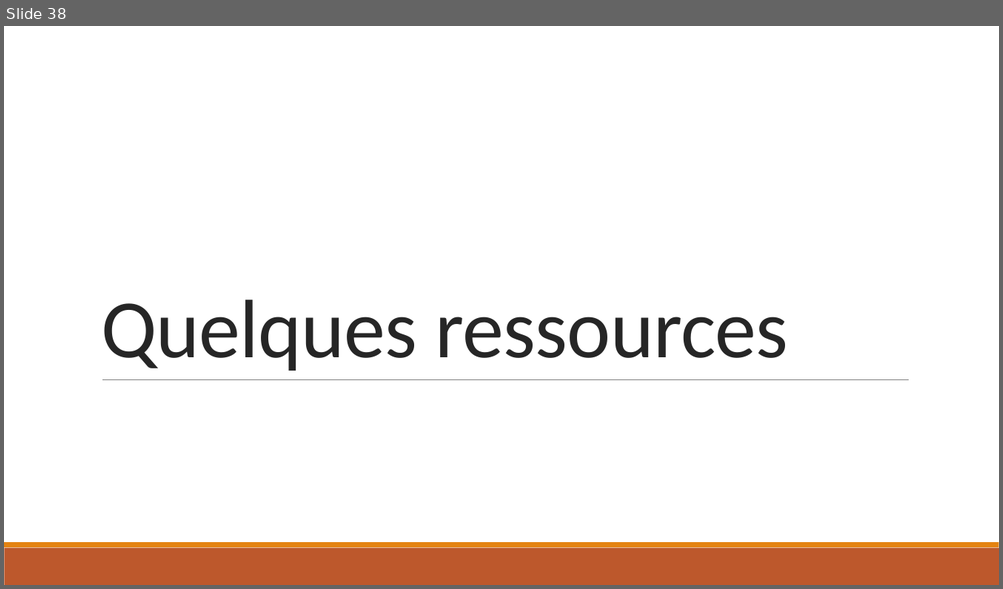
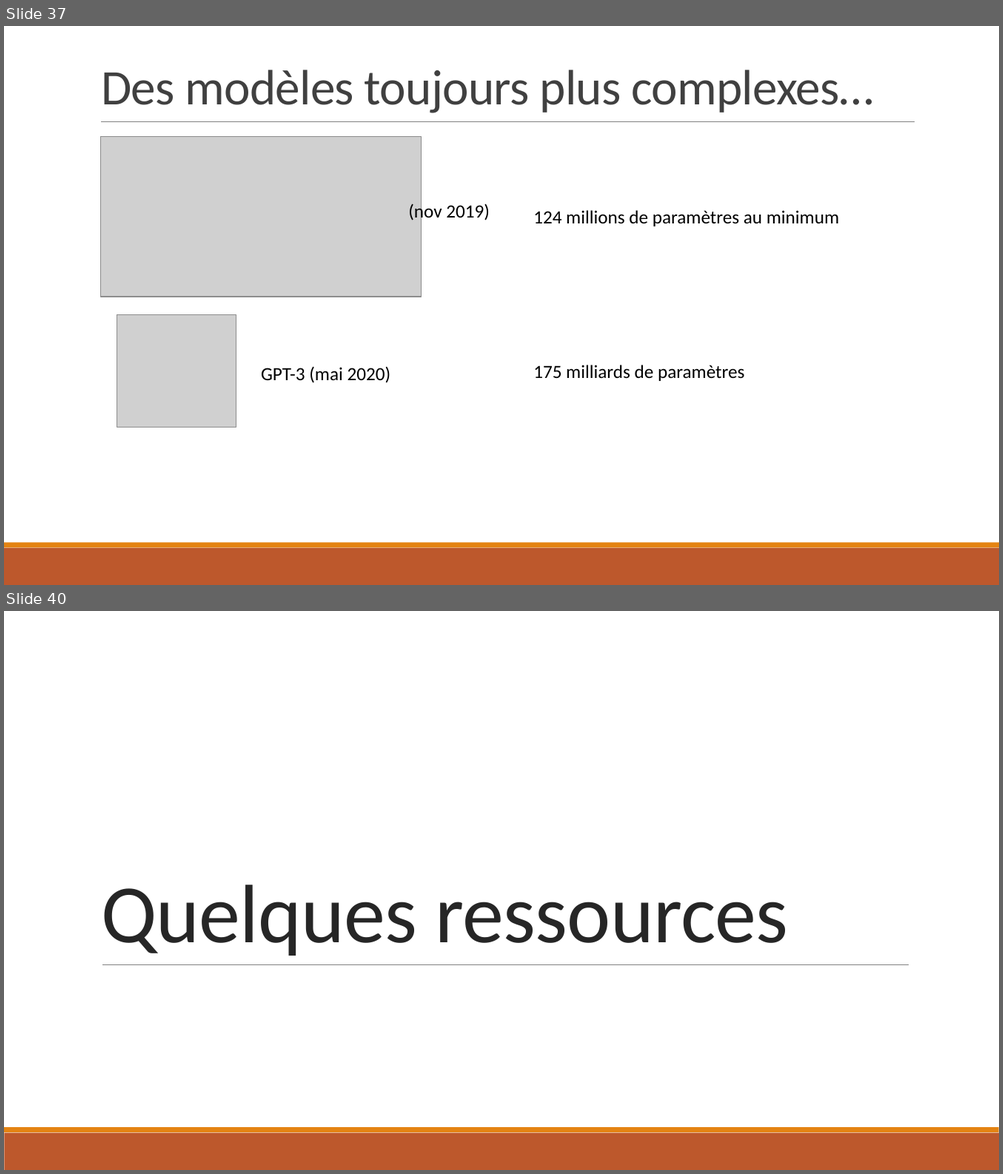
Before and after one commit to tomduquennoy/deep-learning, a slide deck: NLP/presentation/Cours_TALN_Supaero_2020.pptx. Shown one above the other, each under a label of ours: slide 38 before the commit, slides 37 and 40 after it; the slides between them are not shown. The pictures are 1003x589 and 1003x1174 pixels, drawn with LibreOffice and Linux fonts; fonts in the diff are those of the drawing; grey boxes stand for pictures. Boxes give left, top, right and bottom in pixels: in the first picture for what was removed or moved away, otherwise in the second. Text is boxed around its words. In the diff, an @@ line names an element or a change of style, - is before the commit and + after.

```diff
--- a/NLP/presentation/Cours_TALN_Supaero_2020.pptx
+++ b/NLP/presentation/Cours_TALN_Supaero_2020.pptx
@@ slide 37 added at [4, 26, 999, 585], background #FFFFFF; not listed: 2 template elements that a slide beside it also shows @@
@@ title added at [101, 70, 873, 113], 48 pt, text #404040 @@
+Des modèles toujours plus complexes…
@@ line added from (101, 121) to (914, 121), #808080 0.5 pt @@
@@ picture added at [101, 136, 421, 297] @@
@@ text added at [408, 202, 489, 222], 18 pt, text #000000 @@
+(nov 2019)
@@ text added at [533, 210, 839, 227], 18 pt, text #000000 @@
+124 millions de paramètres au minimum
@@ picture added at [117, 315, 236, 427] @@
@@ text added at [261, 366, 391, 383], 18 pt, text #000000 @@
+GPT-3 (mai 2020)
@@ text added at [533, 365, 744, 381], 18 pt, text #000000 @@
+175 milliards de paramètres
@@ what was slide 38 is now slide 40 @@
```
Also in this commit, not shown: 2 other slides added, 1 slide removed, 2 other files.
